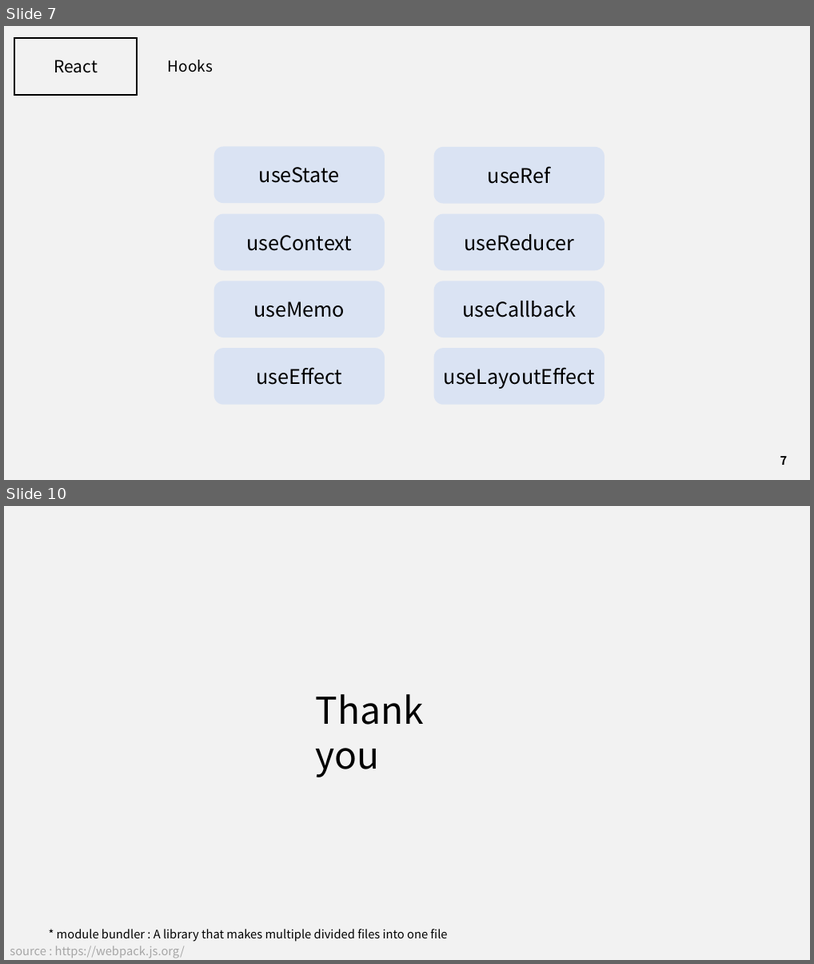
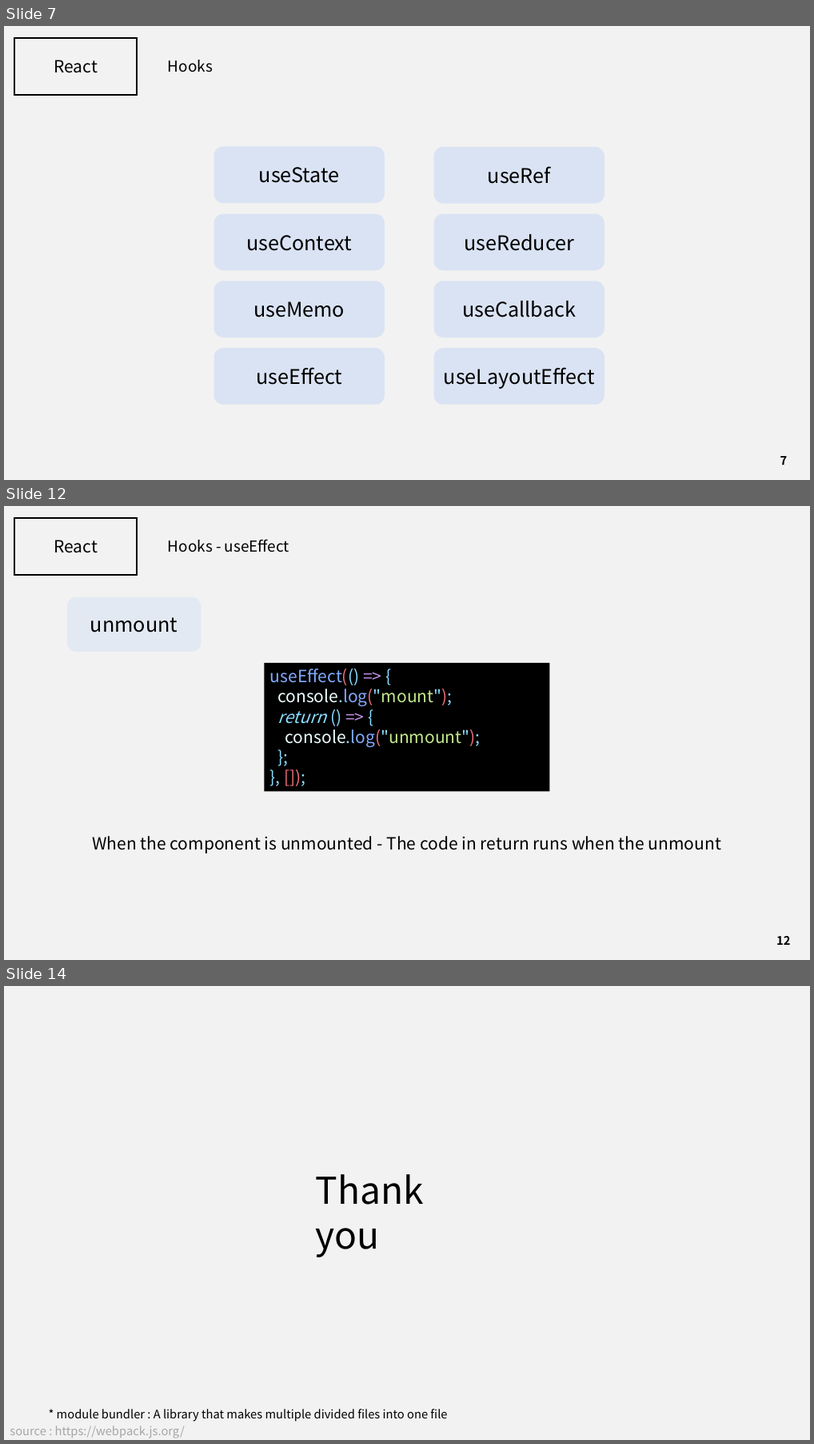
Before and after one commit to J3SUNG/Seminar, a slide deck: 210215_React_2.pptx. Shown one above the other, each under a label of ours: slides 7 and 10 before the commit, slides 7, 12 and 14 after it; the slides between them are not shown. The pictures are 814x964 and 814x1444 pixels, drawn with LibreOffice and Linux fonts; fonts in the diff are those of the drawing. Boxes give left, top, right and bottom in pixels: in the first picture for what was removed or moved away, otherwise in the second. Text is boxed around its words. In the diff, an @@ line names an element or a change of style, - is before the commit and + after.

```diff
--- a/210215_React_2.pptx
+++ b/210215_React_2.pptx
@@ slide 12 added at [4, 506, 810, 960], background #F2F2F2 @@
@@ rectangle added at [14, 518, 137, 574], outline #000000 2 pt @@
@@ text added at [54, 540, 98, 553], 20 pt, text #000000 @@
+React
@@ text added at [168, 539, 290, 552], 18 pt, text #000000 @@
+Hooks - useEffect
@@ rounded rectangle added at [67, 596, 201, 651], fill #DAE3F3 at 60% opacity, 24 pt, text #000000 @@
+unmount
@@ rectangle added at [265, 663, 550, 791], fill #000000, 20 pt, text #89DDFF @@
+useEffect(() => {
+console.log("mount");
+return () => {
+console.log("unmount");
+};
+}, []);
@@ text added at [92, 836, 722, 853], 20 pt, text #000000 @@
+When the component is unmounted - The code in return runs when the unmount
@@ page number added at [777, 936, 790, 944], 14 pt, text #000000, bold @@
+12
@@ what was slide 10 is now slide 14 @@
```
Also in this commit, not shown: 2 slides changed, 3 other slides added, 2 other files.
